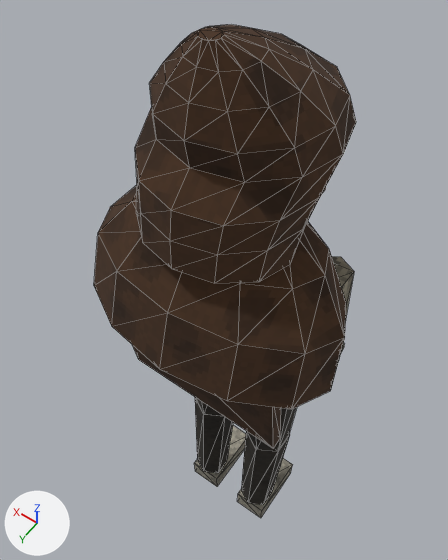
Renders of the glTF model godot_demo/models/characters/npc_bastiao.glb from each side of a commit.
Both versions are drawn from a camera (50 mm lens) standing at (-0.439, 0.695, 2.218) and looking at (0.11, -0.074, 1.01). Arrows for +X, +Y and +Z are at lower left; the lights stay in place. The older version comes first. Mesh edges are drawn as thin lines. Vertices at exactly the same position are counted once.

Names of what the first picture shows: 'bastiao'.
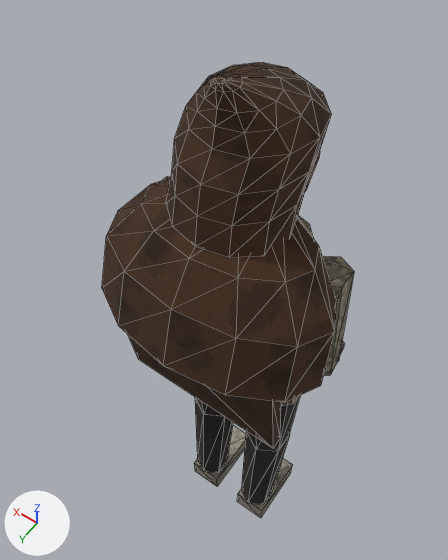
Pixel boxes [x1, y1, x2, y2] of what changed, in the pictures (448 x 560 px; the box of a moved part takes in the faces that stretch with it):
```json
{"object": "bastiao", "change": "reshaped", "before": [94, 25, 356, 518], "after": [102, 62, 354, 518], "on screen": "7% shorter"}
{"part": 1, "of": "me_bastiao", "change": "moved or reshaped", "before": [94, 185, 346, 409], "after": [102, 178, 337, 402]}
{"part": 2, "of": "me_bastiao", "change": "rebuilt", "before": [135, 25, 356, 283], "after": [166, 62, 332, 257], "on screen": "25% narrower, 24% shorter"}
```

Scene script edits in JSON lines:
```json
{"block": "me_bastiao", "where": "# used by ob_bastiao; location = (0.0, 0.0, 0.0)"}
{"op": "remove", "block": "me_bastiao", "code": "me_bastiao.from_pydata(...)  # 462 vertices, 824 faces; spans x -0.28..0.28, y -0.2..0.29, z -0.02..1.79"}
{"op": "add", "block": "me_bastiao", "code": "me_bastiao.from_pydata(...)  # 446 vertices, 800 faces; spans x -0.26..0.26, y -0.2..0.28, z -0.02..1.71"}
{"block": "me_bastiao", "change": "me_bastiao part 1: the loose piece of 48 vertices spanning x -0.28..0.28, y -0.06..0.29, z 1.15..1.46 is scaled about its middle by (0.923, 0.94, 0.999)"}
{"block": "me_bastiao", "change": "me_bastiao part 2: the loose piece of 96 vertices spanning x -0.16..0.16, y -0.17..0.23, z 1.42..1.79 is rebuilt with 96 vertices and now spans x -0.12..0.12, y -0.14..0.16, z 1.42..1.71"}
{"block": "me_bastiao", "change": "other edits to the shape of me_bastiao do not show in these pictures"}
```
